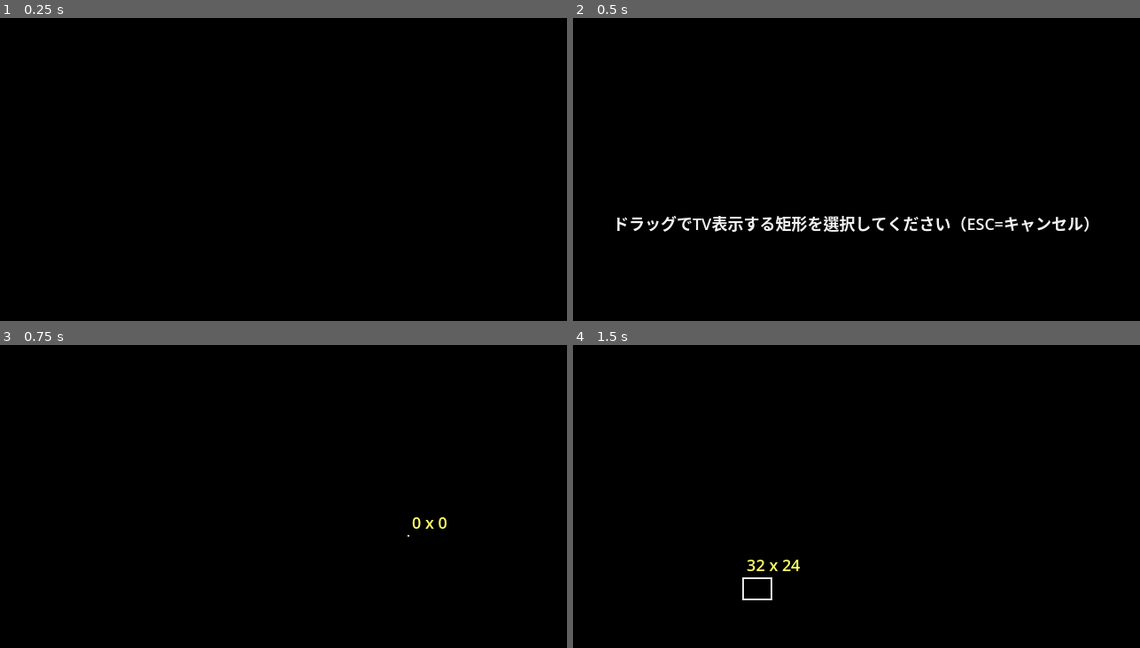
Above: before the commit, frames 1-4 (two rows, left to right).
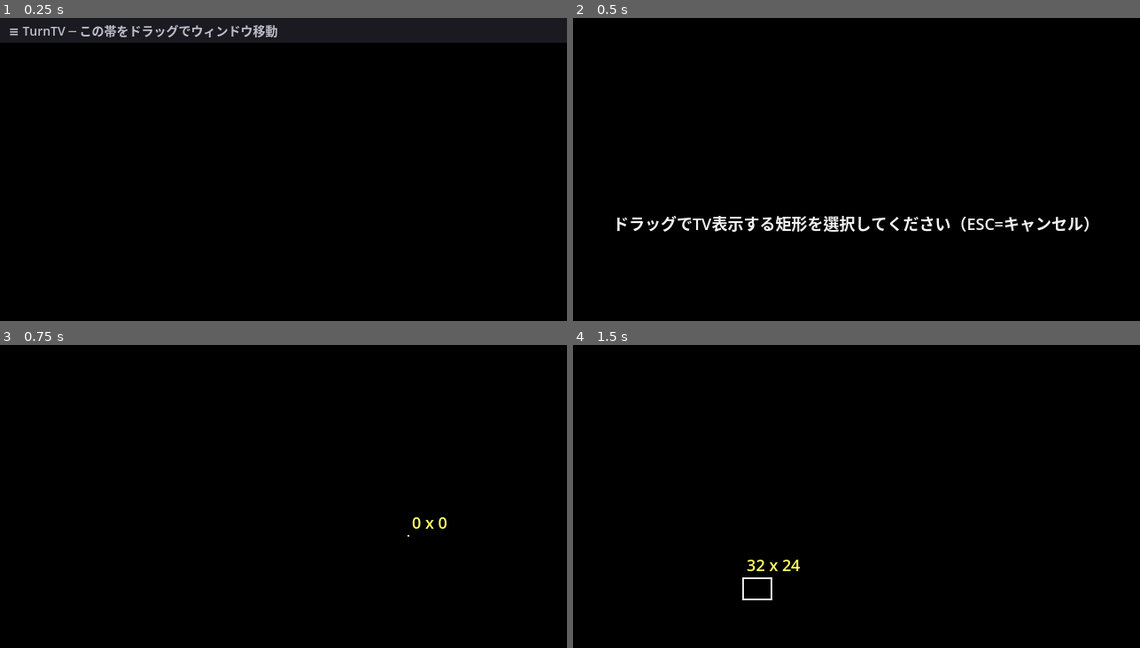
Above: after the commit, the same moments.

Repository: TSUISHI/TurnTV
Game: Godot game, scene res://main.tscn
The game is run twice, just before and just after one commit, with the same random seed, the same clock (stepped at 60 frames per second) and the same inputs.
Inputs (mouse positions are in pixels of both pictures, inside the frame that each line leads up to):
- Up to frame 1 (0.25 s): no input
- Up to frame 2 (0.5 s): no input
- Up to frame 3 (0.75 s): tap Enter at 0.5 s; move the mouse to (408, 535) at 0.52 s; click (408, 535) at 0.67 s
- Up to frame 4 (1.5 s): tap Space at 1.25 s; drag from (743, 578) to (828, 641) at 1.27 s

The runs differ from the first frame. In frame 1, 8.2% of the frame differs, in the area x 0-100%, y 0-9%; in frame 2, nothing differs; in frame 3, nothing differs; in frame 4, nothing differs.

Commit message:
Add top grab bar for window move; fix multi-monitor select screen
- TV mode now shows a pseudo title bar (28px): left-drag there moves the
  window. Window move is implemented manually via global mouse position
  instead of window_start_drag, so it works reliably in exported exe;
  middle-drag anywhere also moves the window the same way.
- Selection overlay now opens on the screen under the mouse cursor, not
  the window's screen (on multi-monitor the overlay could appear on the
  other monitor, looking like select mode never ends).
- Fallback mapping when frozen screenshot info is missing.

Co-Authored-By: Claude Fable 5 <noreply@anthropic.com>

Diff:
--- a/main.gd
+++ b/main.gd
@@ -21,6 +21,7 @@
 const CLICK_MOVE_THRESHOLD: float = 6.0   # クリックとドラッグを区別する移動量[px]です。
 const MIN_WINDOW_SIZE: Vector2i = Vector2i(240, 180)  # TVウィンドウの最小サイズです。
 const SELECT_CAPTURE_WAIT: float = 0.35   # 最小化からスクリーンショットまでの待ち時間[秒]です。
+const TOP_BAR_HEIGHT: float = 28.0        # TVモード上部の移動用グラブバーの高さ[px]です。
 
 const TARGET_SIGNAL: int = 0   # パラメータ適用先: Stage1（NTSC信号）です。
 const TARGET_DISPLAY: int = 1  # パラメータ適用先: Stage2（CRT表示）です。
@@ -91,6 +92,8 @@
 var pressed_center: bool = false            # TVモードで中央部を左押下中かです。
 var press_pos: Vector2 = Vector2.ZERO       # 左押下位置です。
 var dragging_rect: bool = false             # 左ドラッグで選択矩形（映す場所）を移動中かです。
+var window_dragging: bool = false           # 上部帯/中ボタンでウィンドウを移動中かです。
+var window_drag_offset: Vector2i = Vector2i.ZERO  # ウィンドウ移動開始時の（マウス−ウィンドウ位置）差です。
 var drag_start_mouse: Vector2 = Vector2.ZERO      # 矩形移動ドラッグ開始時のマウス位置です。
 var drag_start_rect_pos: Vector2i = Vector2i.ZERO # 矩形移動ドラッグ開始時の矩形位置です。
 var window_to_capture_scale: float = 1.0    # ウィンドウ1pxあたりのキャプチャ元px数です（レイアウト時に更新）。
@@ -435,7 +438,7 @@
     param_panel.visible = false
     close_button.visible = false
     tv_display.visible = false
-    capture_screen = win.current_screen
+    capture_screen = _screen_under_mouse()
     # 最小化して自ウィンドウをスクリーンショットから外します。
     win.mode = Window.MODE_MINIMIZED
     await get_tree().create_timer(SELECT_CAPTURE_WAIT).timeout
@@ -637,11 +640,16 @@
                 if edge >= 0:
                     # 外周ドラッグ: OSのウィンドウリサイズへ委譲します。
                     DisplayServer.window_start_resize(edge, get_window().get_window_id())
+                elif event.position.y <= TOP_BAR_HEIGHT:
+                    # 上部帯ドラッグ: ウィンドウ移動を開始します（自前実装。exeでも確実に動きます）。
+                    _begin_window_drag()
                 else:
                     pressed_center = true
                     press_pos = event.position
             else:
-                if dragging_rect:
+                if window_dragging:
+                    window_dragging = false
+                elif dragging_rect:
                     # 矩形移動ドラッグの終了です（クリック扱いにはしません）。
                     dragging_rect = false
                     Input.set_default_cursor_shape(Input.CURSOR_ARROW)
@@ -651,8 +659,10 @@
                     enter_select_mode()
         elif event.button_index == MOUSE_BUTTON_MIDDLE:
             if event.pressed:
-                # 中ボタンドラッグ: OSのウィンドウ移動へ委譲します。
-                DisplayServer.window_start_drag(get_window().get_window_id())
+                # 中ボタンドラッグ: どこを掴んでもウィンドウ移動します（自前実装）。
+                _begin_window_drag()
+            else:
+                window_dragging = false
         elif event.button_index == MOUSE_BUTTON_RIGHT:
             if not event.pressed:
                 param_panel.visible = not param_panel.visible
@@ -663,7 +673,10 @@
             zoom = maxf(zoom / ZOOM_STEP, ZOOM_MIN)
             _update_tv_layout()
     elif event is InputEventMouseMotion:
-        if dragging_rect:
+        if window_dragging:
+            # グローバルマウス基準で追従させ、座標フィードバックによるガタつきを避けます。
+            get_window().position = DisplayServer.mouse_get_position() - window_drag_offset
+        elif dragging_rect:
             _drag_capture_rect(event.position)
         elif pressed_center:
             if event.position.distance_to(press_pos) > CLICK_MOVE_THRESHOLD:
@@ -678,6 +691,23 @@
             _update_edge_cursor(event.position)
     elif event is InputEventKey and event.pressed and event.keycode == KEY_ESCAPE:
         _quit_app()
+
+
+# ウィンドウ移動ドラッグを開始します（上部帯の左ドラッグ／任意位置の中ボタンドラッグ）。
+func _begin_window_drag() -> void:
+    window_dragging = true
+    window_drag_offset = DisplayServer.mouse_get_position() - get_window().position
+
+
+# マウスカーソルがあるスクリーン番号を返します（該当なしならウィンドウの現在スクリーン）。
+# マルチモニタ環境で「マウスがあるモニタ」に矩形選択画面を出すために使います。
+func _screen_under_mouse() -> int:
+    var mouse_global: Vector2i = DisplayServer.mouse_get_position()
+    for s in DisplayServer.get_screen_count():
+        var screen_rect: Rect2i = Rect2i(DisplayServer.screen_get_position(s), DisplayServer.screen_get_size(s))
+        if screen_rect.has_point(mouse_global):
+            return s
+    return get_window().current_screen
 
 
 # 左ドラッグ中の選択矩形（映す場所）の移動処理です。
@@ -722,7 +752,9 @@
 func _update_edge_cursor(pos: Vector2) -> void:
     var edge: int = _edge_at(pos)
     var shape: int = Input.CURSOR_ARROW
-    if edge == DisplayServer.WINDOW_EDGE_LEFT or edge == DisplayServer.WINDOW_EDGE_RIGHT:
+    if edge < 0 and pos.y <= TOP_BAR_HEIGHT:
+        shape = Input.CURSOR_MOVE
+    elif edge == DisplayServer.WINDOW_EDGE_LEFT or edge == DisplayServer.WINDOW_EDGE_RIGHT:
         shape = Input.CURSOR_HSIZE
     elif edge == DisplayServer.WINDOW_EDGE_TOP or edge == DisplayServer.WINDOW_EDGE_BOTTOM:
         shape = Input.CURSOR_VSIZE
@@ -747,7 +779,8 @@
 func _selection_to_screen_rect(local_rect: Rect2) -> Rect2i:
     var view_size: Vector2 = size
     if view_size.x < 1.0 or view_size.y < 1.0 or frozen_size.x < 1 or frozen_size.y < 1:
-        return Rect2i()
+        # 静止画情報が無い異常時のフォールバック: 補正なしでウィンドウ座標をそのまま使います。
+        return Rect2i(select_screen_origin + Vector2i(local_rect.position), Vector2i(local_rect.size))
     var img_scale: Vector2 = Vector2(frozen_size) / view_size
     var img_pos: Vector2 = (local_rect.position * img_scale).round()
     var img_size: Vector2 = (local_rect.size * img_scale).round()
@@ -764,6 +797,11 @@
     else:
         # TVモードの背景（Stage2ノードの外側）は黒で塗ります。
         draw_rect(Rect2(Vector2.ZERO, size), Color.BLACK)
+        # 上部の移動用グラブバー（疑似タイトルバー）です。ここを左ドラッグでウィンドウ移動できます。
+        draw_rect(Rect2(0, 0, size.x, TOP_BAR_HEIGHT), Color(0.12, 0.12, 0.15, 0.85))
+        var font: Font = get_theme_default_font()
+        draw_string(font, Vector2(10, TOP_BAR_HEIGHT - 8), "≡ TurnTV ─ この帯をドラッグでウィンドウ移動",
+                HORIZONTAL_ALIGNMENT_LEFT, -1, 14, Color(0.75, 0.75, 0.8))
 
 
 # 選択モードのオーバーレイ（静止画＋暗幕＋選択矩形＋案内文）を描きます。
